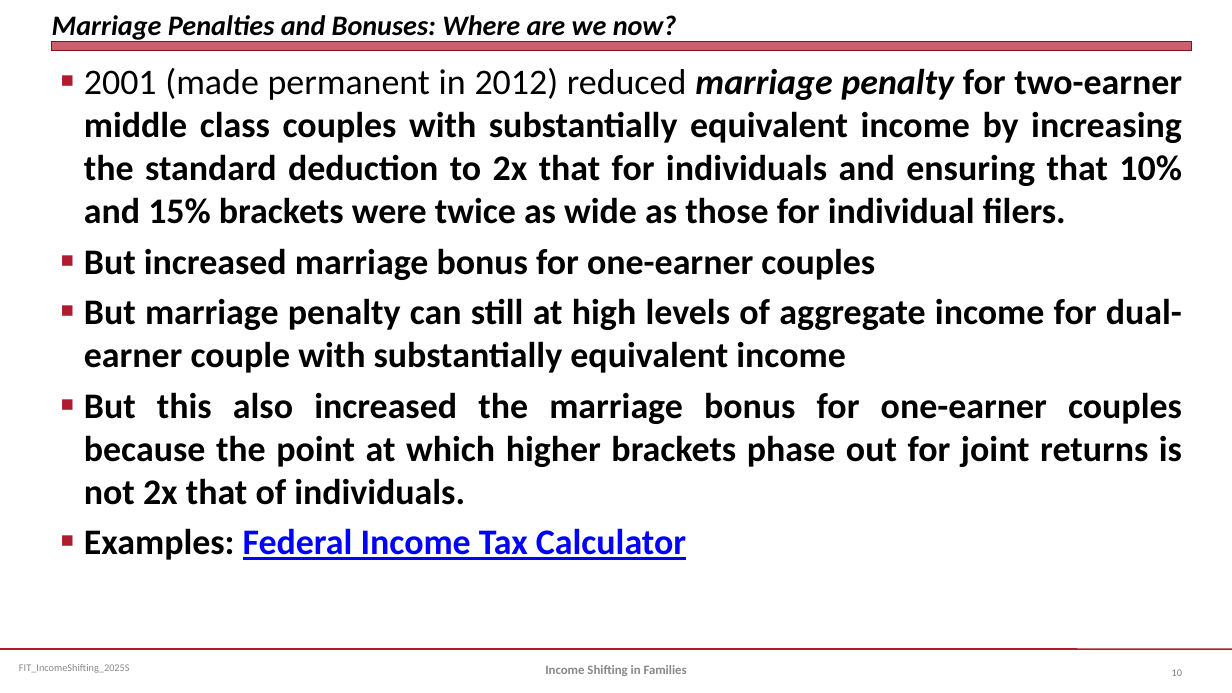
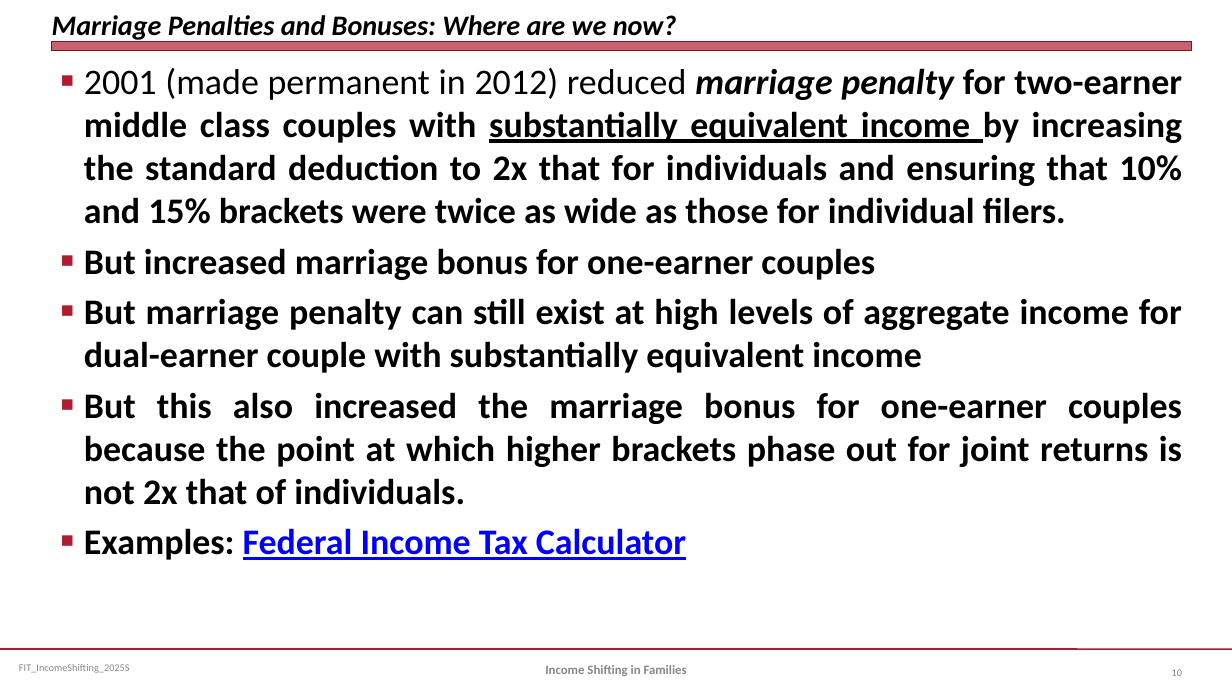
Before and after one commit to jmc877/Fed-Income-Tax, a slide deck: slide 10 of slides/FIT_IncomeShifting_2025S.pptx. Drawn at 1232x693 pixels with LibreOffice and Linux fonts; fonts in the diff are those of the drawing. Boxes give left, top, right and bottom in pixels: in the first picture for what was removed or moved away, otherwise in the second. Text is boxed around its words. In the diff, an @@ line names an element or a change of style, - is before the commit and + after.

```diff
--- a/slides/FIT_IncomeShifting_2025S.pptx
+++ b/slides/FIT_IncomeShifting_2025S.pptx
@@ text at (84,68,1183,224): underline on in "substantially equivalent income" @@
@@ text at (84,298,1182,373): text changed @@
-■ But marriage penalty can still at high levels of aggregate income for dual-earner couple with substantially equivalent income
+■ But marriage penalty can still exist at high levels of aggregate income for dual-earner couple with substantially equivalent income
```
Also in this commit, not shown: 4 other slides changed, 3 other files.
